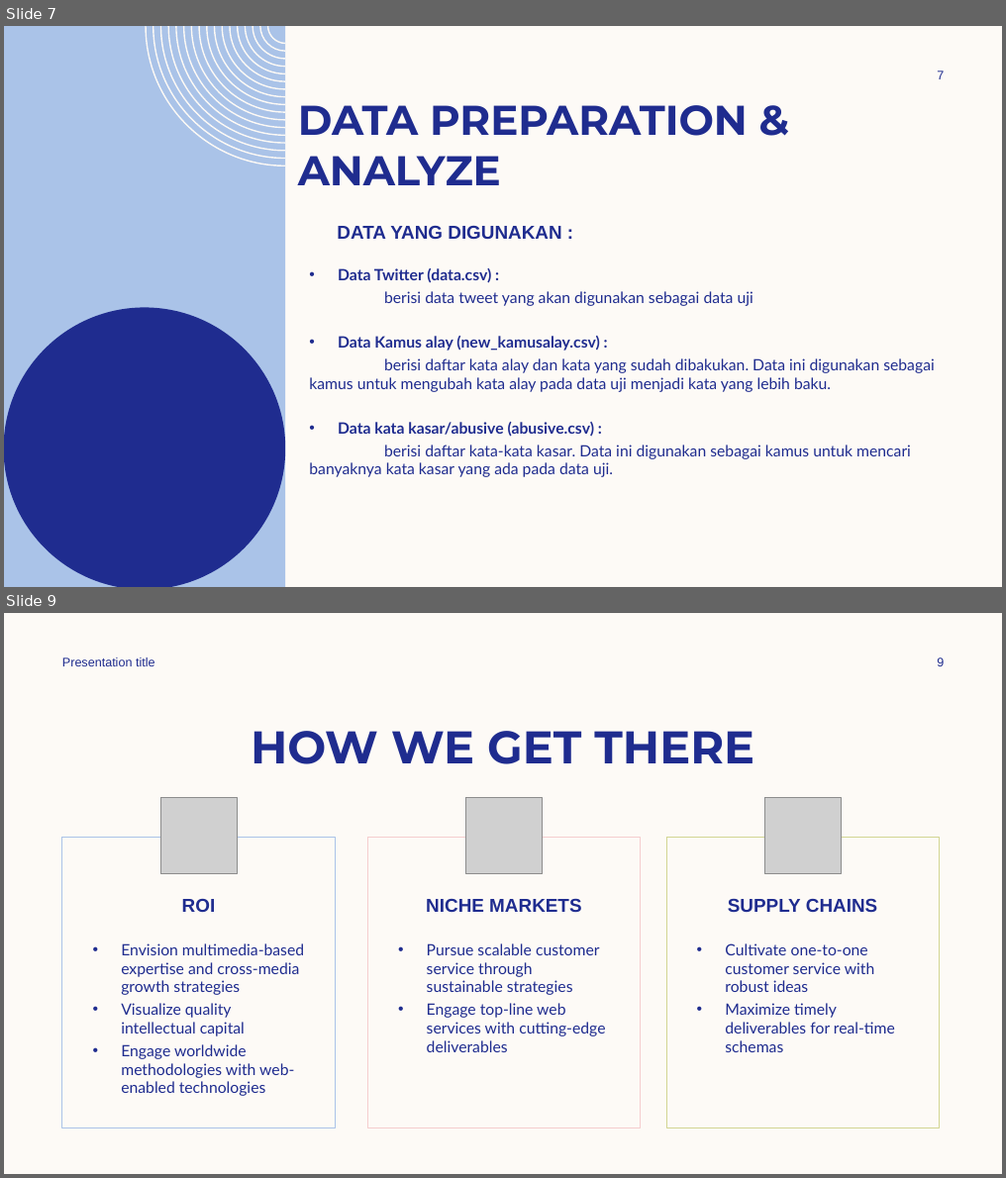
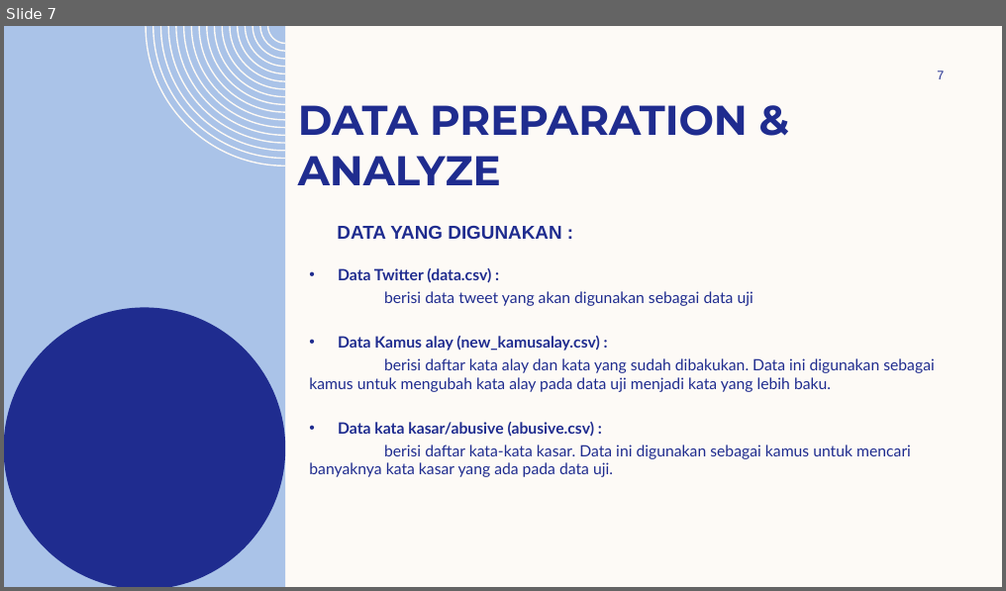
Before and after one commit to emaapriliana/gold-challenge, a slide deck: challenge binar.pptx. Shown one above the other, each under a label of ours: slides 7 and 9 before the commit, slide 7 after it; the slides between them are not shown. The pictures are 1006x1178 and 1006x591 pixels, drawn with LibreOffice and Linux fonts; fonts in the diff are those of the drawing; grey boxes stand for pictures; background and template pictures are left out. Boxes give left, top, right and bottom in pixels: in the first picture for what was removed or moved away, otherwise in the second. Text is boxed around its words. In the diff, an @@ line names an element or a change of style, - is before the commit and + after.

```diff
--- a/challenge binar.pptx
+++ b/challenge binar.pptx
@@ slide 9 removed at [4, 613, 1002, 1174], background #FDFAF6 @@
@@ text removed at [62, 658, 155, 666] @@
-Presentation title
@@ page number removed at [937, 658, 944, 666] @@
-9
@@ title removed at [251, 731, 754, 764] @@
-HOW WE GET THERE
@@ picture removed at [160, 798, 237, 874] @@
@@ picture removed at [466, 798, 543, 874] @@
@@ picture removed at [764, 798, 841, 874] @@
@@ text removed at [62, 838, 335, 1129] @@
-ROI
@@ text removed at [368, 838, 641, 1129] @@
-NICHE MARKETS
@@ text removed at [666, 838, 939, 1129] @@
-SUPPLY CHAINS
@@ text removed at [121, 944, 304, 1096] @@
-• Envision multimedia-based expertise and cross-media growth strategies
-• Visualize quality intellectual capital
-• Engage worldwide methodologies with web-enabled technologies
@@ text removed at [427, 944, 605, 1053] @@
-• Pursue scalable customer service through sustainable strategies
-• Engage top-line web services with cutting-edge deliverables
@@ text removed at [725, 944, 895, 1053] @@
-• Cultivate one-to-one customer service with robust ideas
-• Maximize timely deliverables for real-time schemas
```
Also in this commit, not shown: 8 slides changed, 22 slides added, 1 other slide removed, 1 other file.
